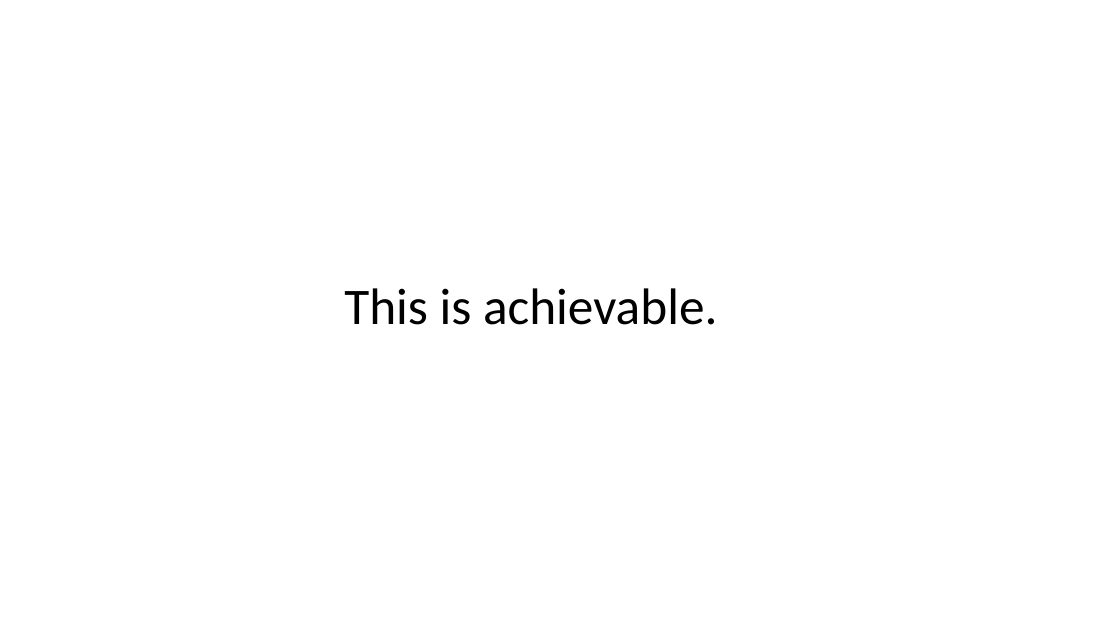
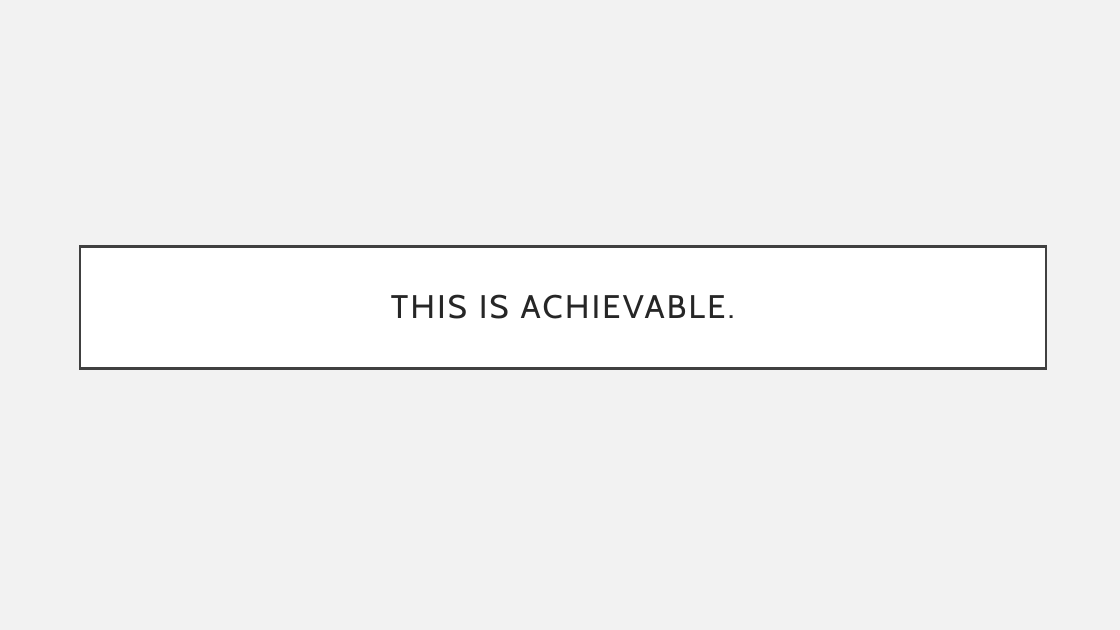
Before and after one commit to lcifty/College, a slide deck: slide 6 of College/FMP/Bacon Bandit.pptx (slide 7 before the commit). Drawn at 1120x630 pixels with LibreOffice and Linux fonts; fonts in the diff are those of the drawing. Boxes give left, top, right and bottom in pixels: in the first picture for what was removed or moved away, otherwise in the second. Text is boxed around its words. In the diff, an @@ line names an element or a change of style, - is before the commit and + after.

```diff
--- a/College/FMP/Bacon Bandit.pptx
+++ b/College/FMP/Bacon Bandit.pptx
@@ background #FFFFFF to #F2F2F2 @@
@@ title "THIS IS ACHIEVABLE.": place and size @@
-title "THIS IS ACHIEVABLE." at bbox=[344, 288, 717, 325]
+title "THIS IS ACHIEVABLE." at bbox=[80, 247, 1046, 369]
@@ title "THIS IS ACHIEVABLE." at bbox=[80, 247, 1046, 369]: fill none to #FFFFFF; outline none to #404040 2.5 pt @@
@@ title at bbox=[391, 294, 735, 319]: text changed; size 44 to 28 pt; font Calibri to Cabin; text colour #000000 to #262626 @@
-This is achievable.
+THIS IS ACHIEVABLE.
```
Also in this commit, not shown: 3 other slides changed, 3 slides added, 4 slides removed.
